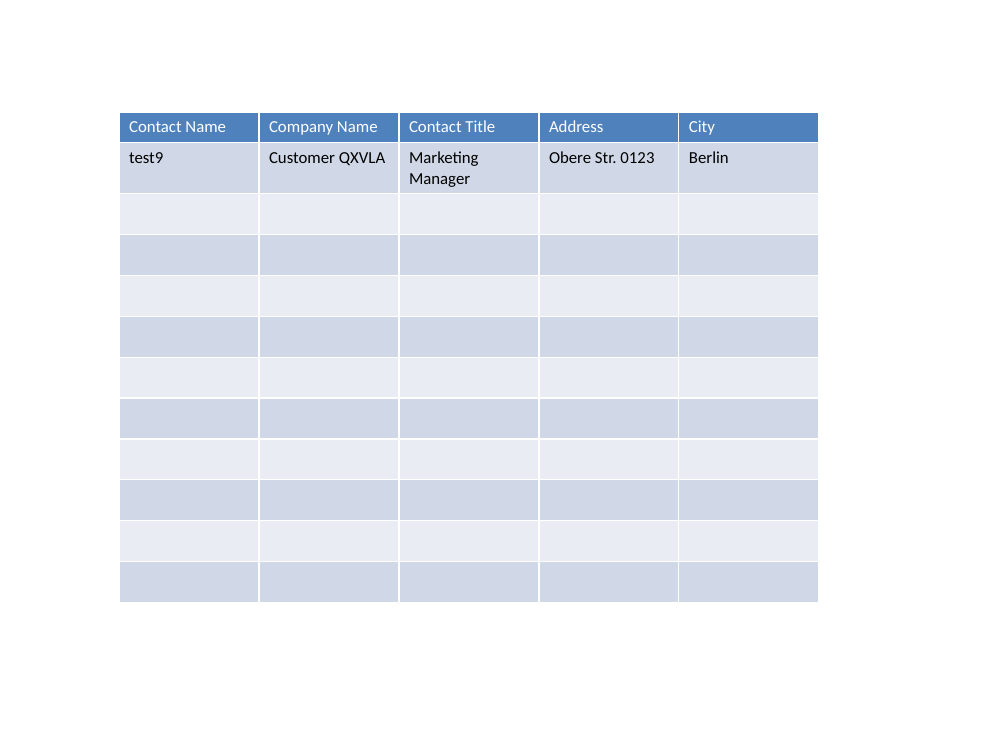
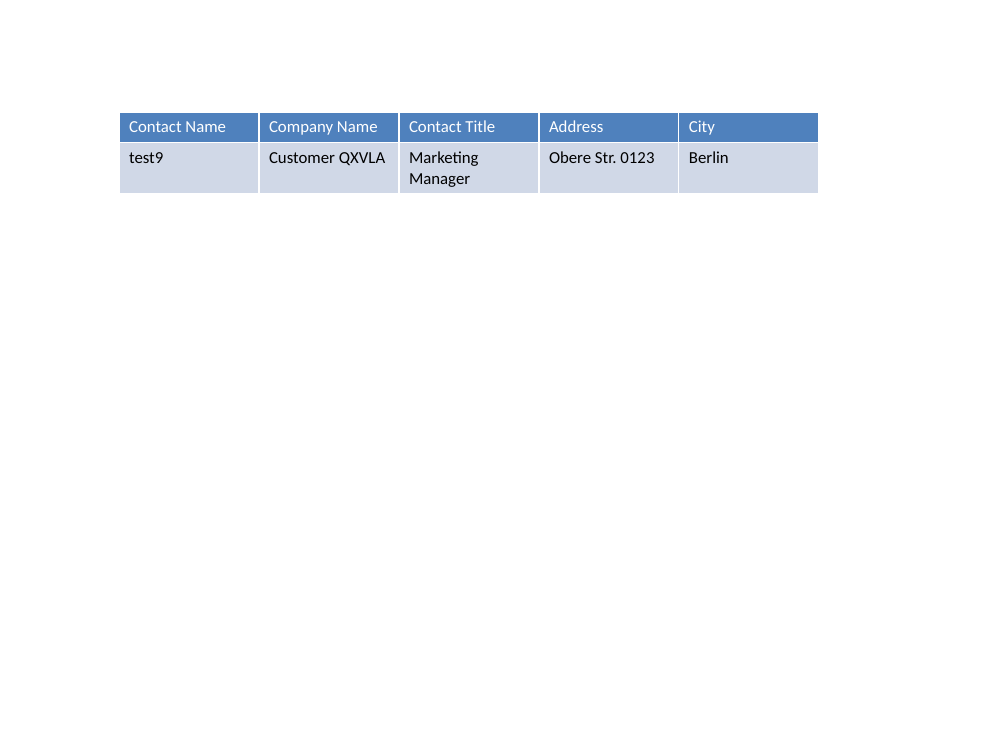
Before and after one commit to faisalsaleem101/FaisalSaleemWebApplication, a slide deck: slide 10 of Templates/UpdateExistingTable7.pptx. Drawn at 1008x756 pixels with LibreOffice and Linux fonts; fonts in the diff are those of the drawing. Boxes give left, top, right and bottom in pixels: in the first picture for what was removed or moved away, otherwise in the second. Text is boxed around its words. In the diff, an @@ line names an element or a change of style, - is before the commit and + after.

Commit message:
changed TableGeneratorPowerPoint class to remove empty table rows at the end of the powerpoint slide

```diff
--- a/Templates/UpdateExistingTable7.pptx
+++ b/Templates/UpdateExistingTable7.pptx
@@ table at <box>119,112,820,193</box> @@
-row 3:  |  |  |  | 
-row 4:  |  |  |  | 
-row 5:  |  |  |  | 
-row 6:  |  |  |  | 
-row 7:  |  |  |  | 
-row 8:  |  |  |  | 
-row 9:  |  |  |  | 
-row 10:  |  |  |  | 
-row 11:  |  |  |  | 
-row 12:  |  |  |  | 
```
Also in this commit, not shown: 1 other file.
